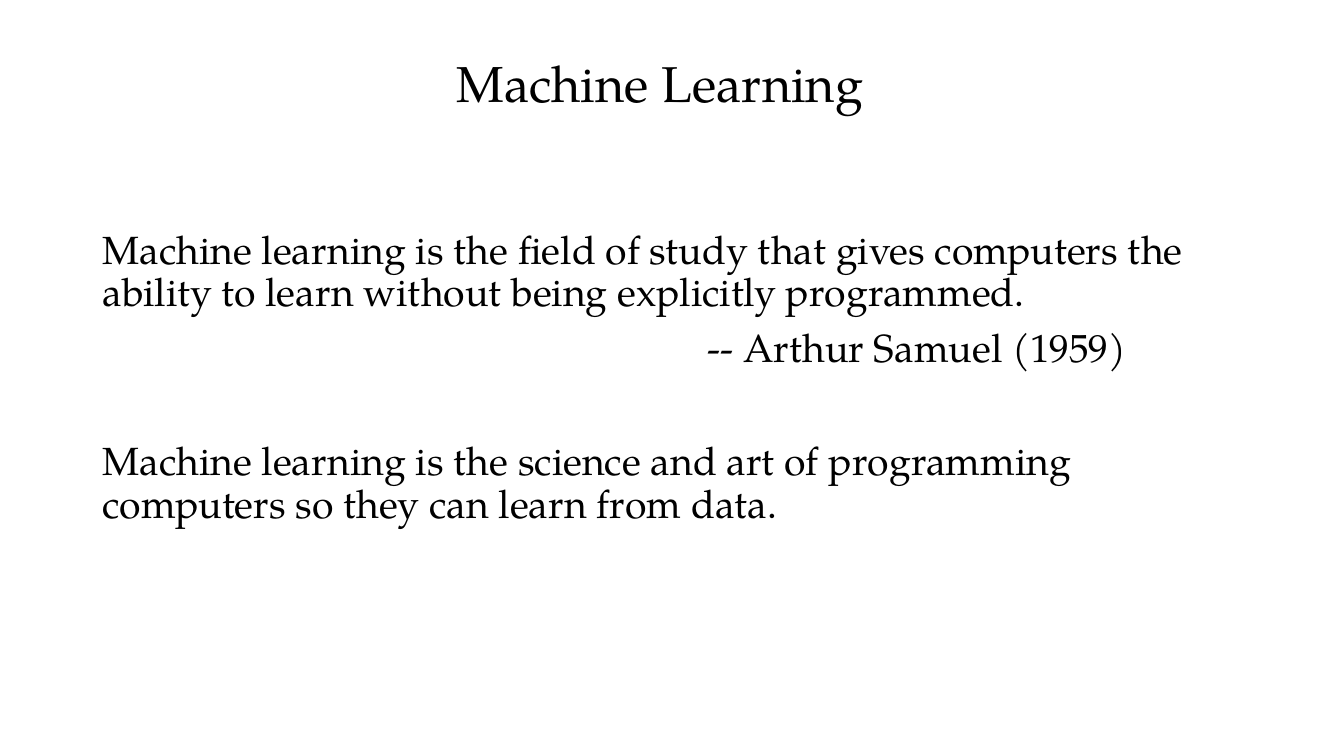
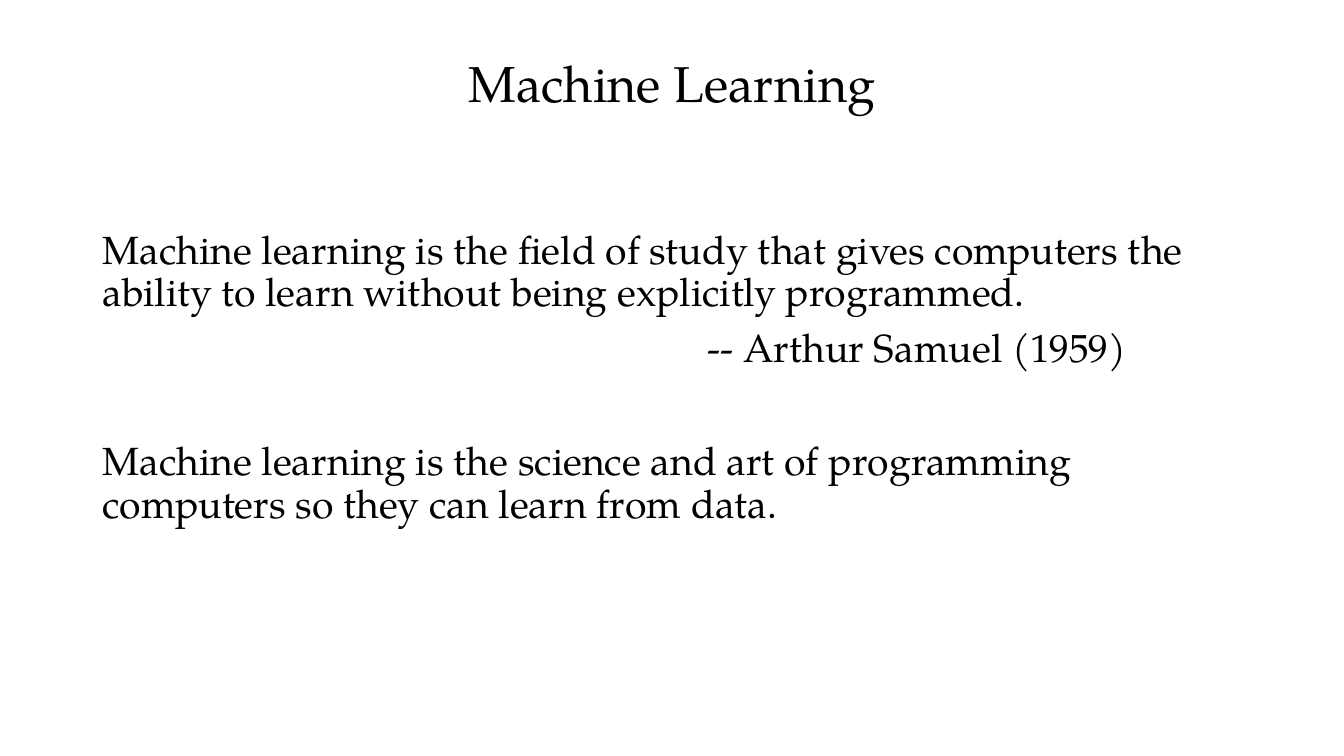
Before and after one commit to PracticumAI/deep_learning, a slide deck: slide 7 of presentations/01_deep_learn_intro.pptx. Drawn at 1344x756 pixels with LibreOffice and Linux fonts; fonts in the diff are those of the drawing. Boxes give left, top, right and bottom in pixels: in the first picture for what was removed or moved away, otherwise in the second. Text is boxed around its words. In the diff, an @@ line names an element or a change of style, - is before the commit and + after.

```diff
--- a/presentations/01_deep_learn_intro.pptx
+++ b/presentations/01_deep_learn_intro.pptx
@@ title "Machine Learning": place and size @@
-title "Machine Learning" at bbox=[456, 65, 863, 117]
+title "Machine Learning" at bbox=[468, 65, 876, 117]
```
Also in this commit, not shown: 3 other slides changed, 8 slides added, 5 slides removed.
